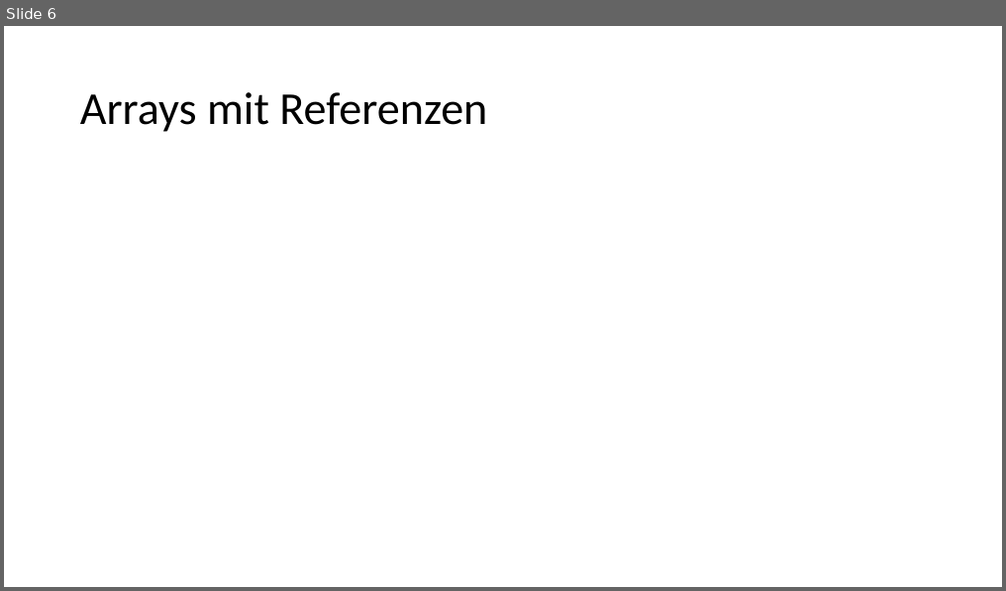
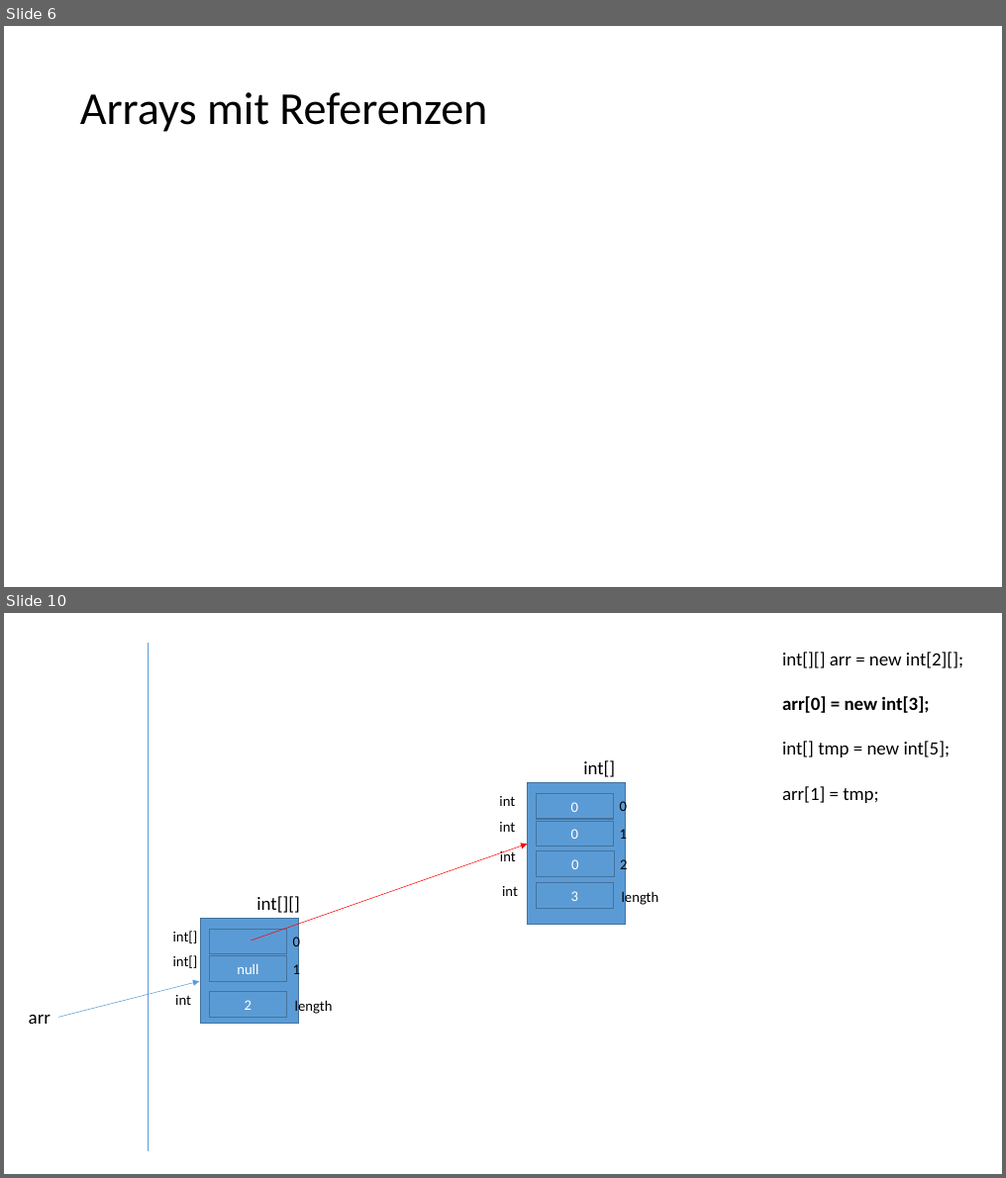
Before and after one commit to ccjavadozent/oca_162982, a slide deck: Diagramme/Arrays.pptx. Shown one above the other, each under a label of ours: slide 6 before the commit, slides 6 and 10 after it; the slides between them are not shown. The pictures are 1006x591 and 1006x1178 pixels, drawn with LibreOffice and Linux fonts; fonts in the diff are those of the drawing. Boxes give left, top, right and bottom in pixels: in the first picture for what was removed or moved away, otherwise in the second. Text is boxed around its words. In the diff, an @@ line names an element or a change of style, - is before the commit and + after.

```diff
--- a/Diagramme/Arrays.pptx
+++ b/Diagramme/Arrays.pptx
@@ slide 10 added at box(4, 613, 1002, 1174), background #FFFFFF @@
@@ line added from (148, 643) to (148, 1152), #5B9BD5 0.5 pt @@
@@ text added at box(782, 652, 963, 803), 18 pt, text #000000 @@
+int[][] arr = new int[2][];
+arr[0] = new int[3];
+int[] tmp = new int[5];
+arr[1] = tmp;
@@ text added at box(583, 761, 615, 777), 18 pt, text #000000 @@
+int[]
@@ rectangle added at box(528, 783, 626, 924), fill #5B9BD5, outline #43739E 1 pt @@
@@ text added at box(499, 796, 515, 806), 14 pt, text #000000 @@
+int
@@ rectangle added at box(536, 793, 614, 819), fill #5B9BD5, outline #43739E 1 pt, 14 pt, text #FFFFFF @@
+0
@@ text added at box(620, 799, 627, 816), 14 pt, text #000000 @@
+0
@@ arrow added from (252, 941) to (528, 845), #FF0000 0.5 pt @@
@@ text added at box(499, 822, 515, 832), 14 pt, text #000000 @@
+int
@@ text added at box(500, 850, 516, 861), 14 pt, text #000000 @@
+int
@@ rectangle added at box(536, 821, 614, 847), fill #5B9BD5, outline #43739E 1 pt, 14 pt, text #FFFFFF @@
+0
@@ text added at box(620, 827, 627, 844), 14 pt, text #000000 @@
+1
@@ rectangle added at box(537, 851, 614, 876), fill #5B9BD5, outline #43739E 1 pt, 14 pt, text #FFFFFF @@
+0
@@ text added at box(620, 857, 627, 873), 14 pt, text #000000 @@
+2
@@ text added at box(256, 896, 300, 913), 18 pt, text #000000 @@
+int[][]
@@ text added at box(502, 886, 518, 896), 14 pt, text #000000 @@
+int
@@ rectangle added at box(536, 883, 614, 909), fill #5B9BD5, outline #43739E 1 pt, 14 pt, text #FFFFFF @@
+3
@@ text added at box(622, 889, 659, 906), 14 pt, text #000000 @@
+length
@@ text added at box(173, 931, 198, 944), 14 pt, text #000000 @@
+int[]
@@ rectangle added at box(200, 919, 298, 1023), fill #5B9BD5, outline #43739E 1 pt @@
@@ rectangle added at box(209, 929, 287, 955), fill #5B9BD5, outline #43739E 1 pt @@
@@ text added at box(293, 934, 300, 951), 14 pt, text #000000 @@
+0
@@ text added at box(173, 956, 198, 968), 14 pt, text #000000 @@
+int[]
@@ rectangle added at box(209, 957, 287, 982), fill #5B9BD5, outline #43739E 1 pt, 14 pt, text #FFFFFF @@
+null
@@ text added at box(293, 961, 300, 978), 14 pt, text #000000 @@
+1
@@ arrow added from (58, 1017) to (199, 981), #5B9BD5 0.5 pt @@
@@ text added at box(175, 995, 191, 1005), 14 pt, text #000000 @@
+int
@@ rectangle added at box(209, 992, 287, 1017), fill #5B9BD5, outline #43739E 1 pt, 14 pt, text #FFFFFF @@
+2
@@ text added at box(295, 998, 333, 1015), 14 pt, text #000000 @@
+length
@@ text added at box(29, 1015, 51, 1024), 18 pt, text #000000 @@
+arr
```
Also in this commit, not shown: 1 slide changed, 5 other slides added, 5 other files.
